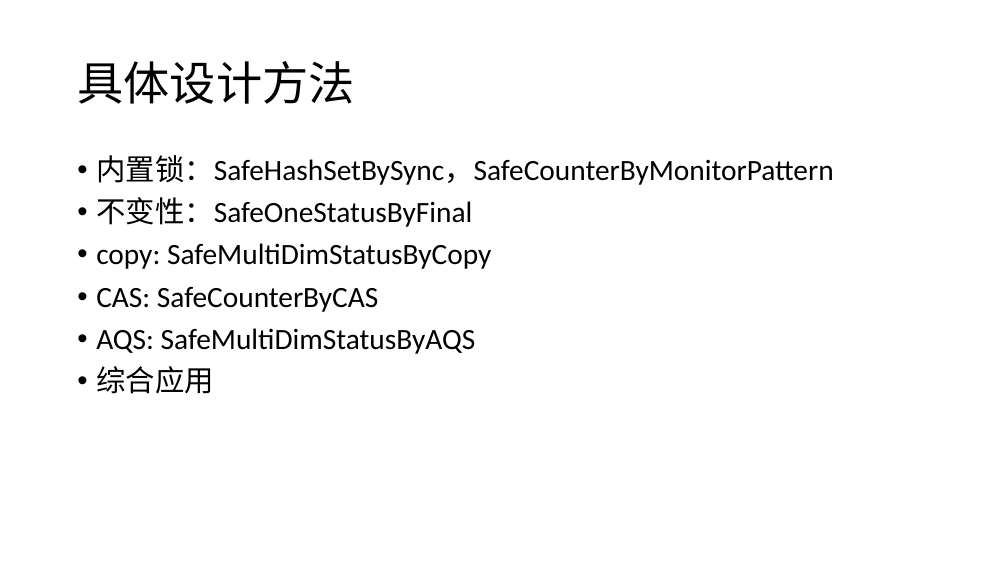
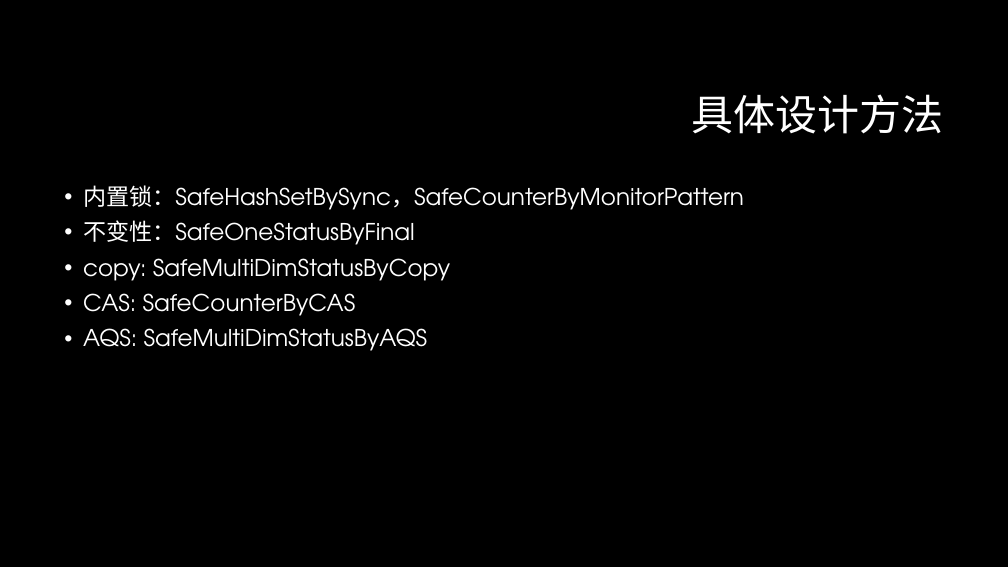
Before and after one commit to GerogeLeon/multithread_demo, a slide deck: slide 21 of JAVA并发编程.pptx. Drawn at 1008x567 pixels with LibreOffice and Linux fonts; fonts in the diff are those of the drawing; background and template pictures are left out. Boxes give left, top, right and bottom in pixels: in the first picture for what was removed or moved away, otherwise in the second. Text is boxed around its words. In the diff, an @@ line names an element or a change of style, - is before the commit and + after.

```diff
--- a/JAVA并发编程.pptx
+++ b/JAVA并发编程.pptx
@@ background #FFFFFF to #000000 @@
@@ title "具体设计方法" moved from (x1=77, y1=61, x2=354, y2=104) to (x1=692, y1=94, x2=944, y2=134) @@
@@ title "具体设计方法" at (x1=692, y1=94, x2=944, y2=134): size 44 to 40 pt, font Calibri to TeX Gyre Adventor, text colour #000000 to #FFFFFF; alignment left to right @@
@@ text "内置锁：SafeHashSetBySync，SafeCounterByMonitorPattern" moved from (x1=96, y1=155, x2=833, y2=394) to (x1=83, y1=185, x2=744, y2=351) @@
@@ text "内置锁：SafeHashSetBySync，SafeCounterByMonitorPattern" at (x1=83, y1=185, x2=744, y2=351): size 28 to 22 pt, font Calibri to TeX Gyre Adventor, text colour #000000 to #FFFFFF @@
@@ text at (x1=96, y1=366, x2=213, y2=394): paragraph removed @@
-• 综合应用
```
Also in this commit, not shown: 34 other slides changed, 1 slide added.
